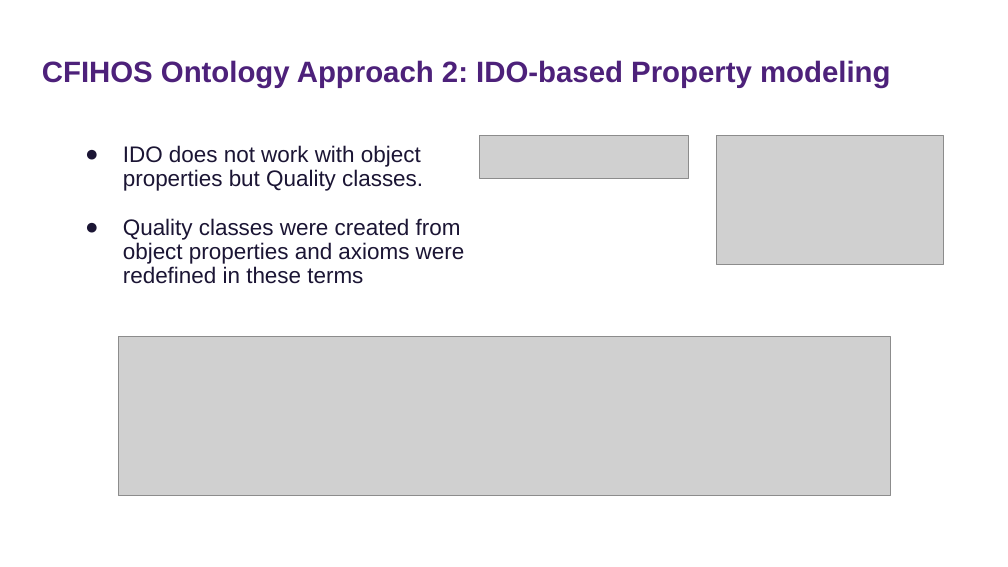
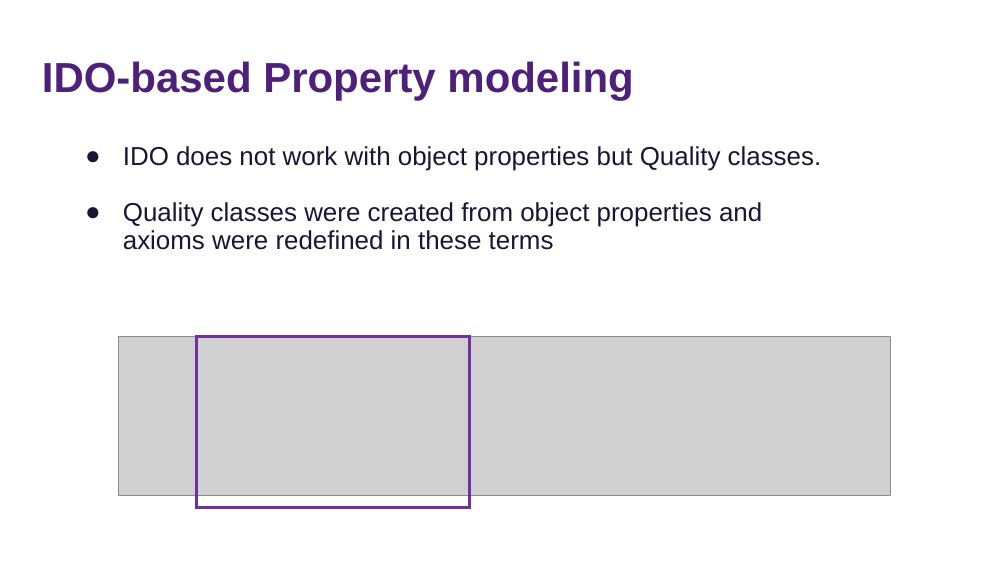
Before and after one commit to tecnomod-um/cfihos, a slide deck: slide 18 of docs/cfihos-ontology.pptx (slide 19 before the commit). Drawn at 1008x567 pixels with LibreOffice and Linux fonts; fonts in the diff are those of the drawing; grey boxes stand for pictures. Boxes give left, top, right and bottom in pixels: in the first picture for what was removed or moved away, otherwise in the second. Text is boxed around its words. In the diff, an @@ line names an element or a change of style, - is before the commit and + after.

```diff
--- a/docs/cfihos-ontology.pptx
+++ b/docs/cfihos-ontology.pptx
@@ title at (42,61,633,101): text changed; size 28 to 40 pt @@
-CFIHOS Ontology Approach 2: IDO-based Property modeling
+IDO-based Property modeling
@@ text "IDO does not work with ..." at (123,146,822,250): size 21.4 to 24.8 pt @@
@@ picture removed at (479,135,689,178) @@
@@ picture removed at (716,135,943,264) @@
@@ rectangle added at (197,337,470,507), outline #7030A0 3 pt @@
```
Also in this commit, not shown: 20 other slides changed, 2 slides added, 5 slides removed, 1 other file.
